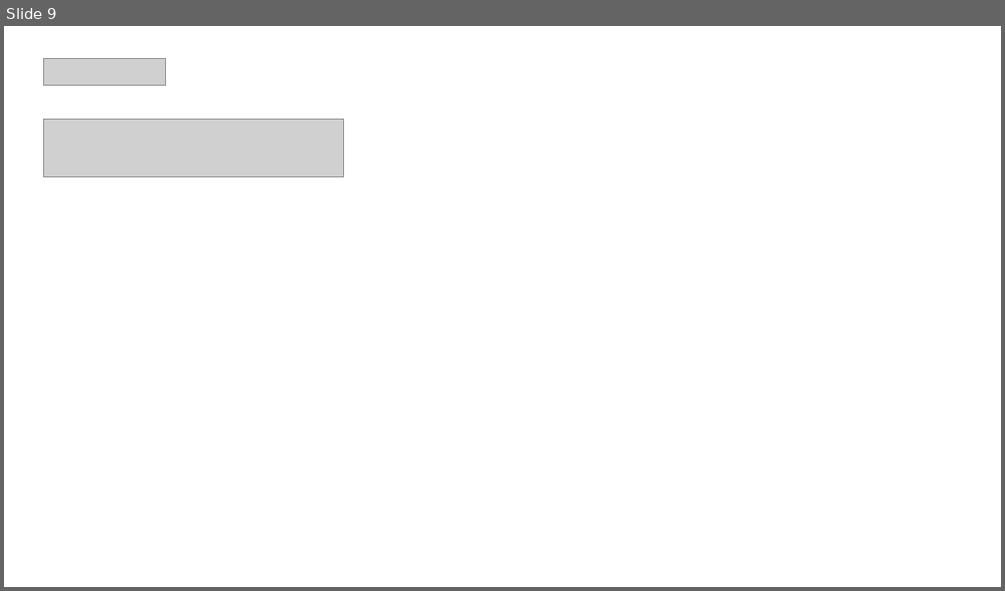
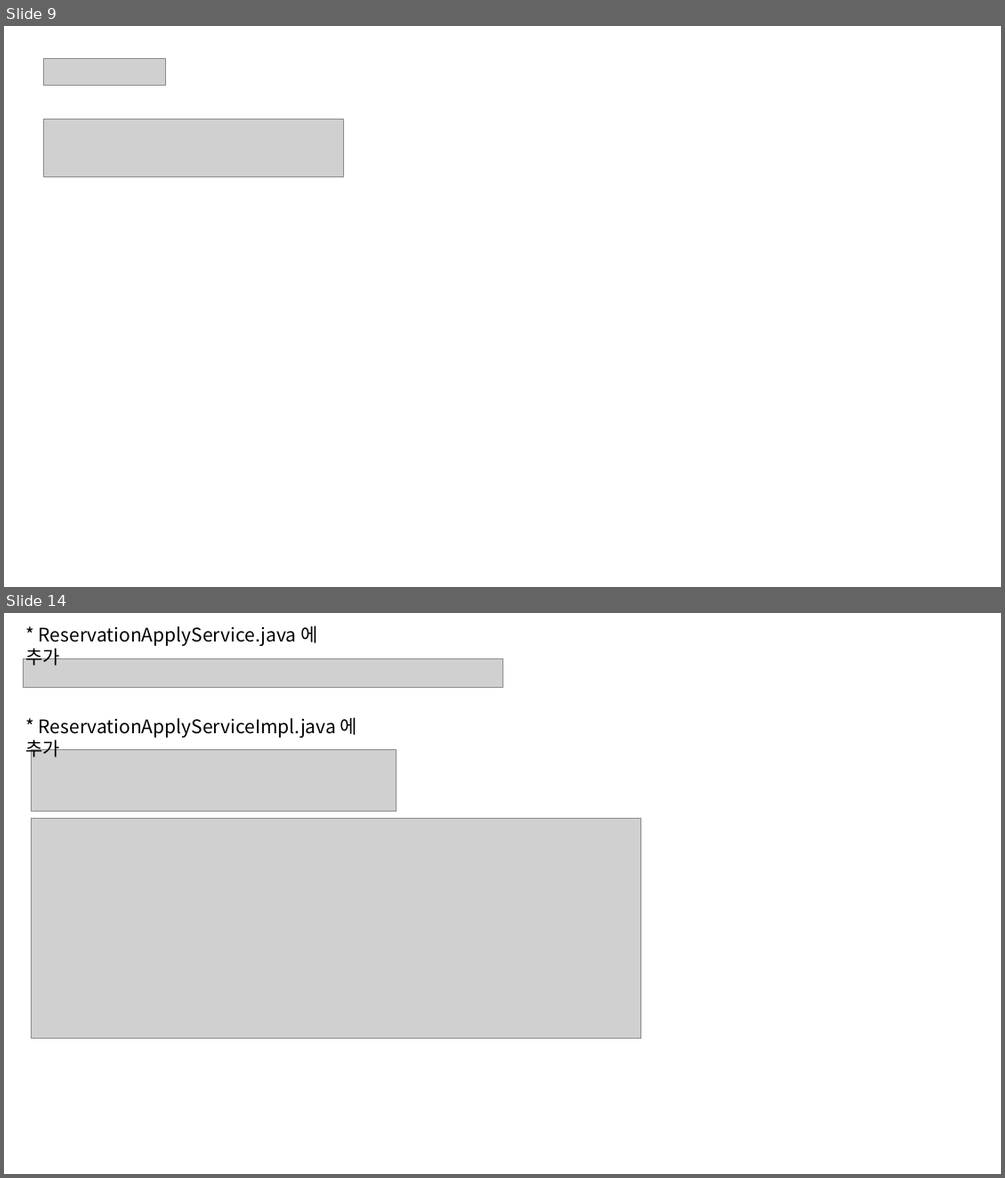
Before and after one commit to seongjinmoon/homepage2025, a slide deck: homepage/Document/2학기/13주차/13주차 수업자료.pptx. Shown one above the other, each under a label of ours: slide 9 before the commit, slides 9 and 14 after it; the slides between them are not shown. The pictures are 1005x591 and 1005x1178 pixels, drawn with LibreOffice and Linux fonts; fonts in the diff are those of the drawing; grey boxes stand for pictures. Boxes give left, top, right and bottom in pixels: in the first picture for what was removed or moved away, otherwise in the second. Text is boxed around its words. In the diff, an @@ line names an element or a change of style, - is before the commit and + after.

```diff
--- a/homepage/Document/2학기/13주차/13주차 수업자료.pptx
+++ b/homepage/Document/2학기/13주차/13주차 수업자료.pptx
@@ slide 14 added at [4, 613, 1001, 1174], background #FFFFFF @@
@@ text added at [25, 625, 317, 666], 18 pt, text #000000 @@
+* ReservationApplyService.java 에 추가
@@ picture added at [24, 658, 502, 687] @@
@@ text added at [25, 717, 357, 761], 18 pt, text #000000 @@
+* ReservationApplyServiceImpl.java 에 추가
@@ picture added at [31, 749, 396, 811] @@
@@ picture added at [31, 819, 641, 1038] @@
```
Also in this commit, not shown: 3 slides changed, 4 other slides added, 26 other files.
